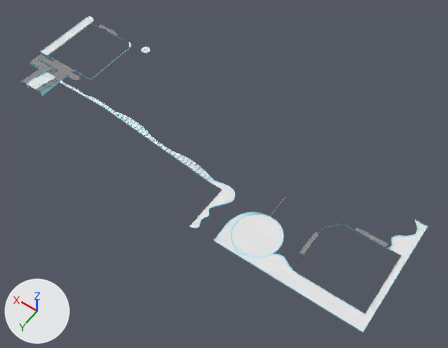
The Blender file Utils/Modelos/Plataforma_Superior_Quiosques.blend, before and after one commit.
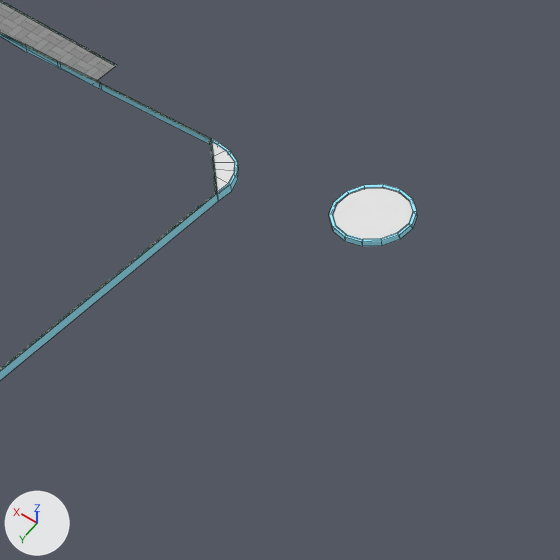
There are two pictures of each version: one whole from a 50 mm camera at (-198.7, 138.9, 198.1) aimed at (-102.8, 4.6, -12.9), one close up on the part from 24% to 37% of the width and 8% to 25% of the height. Every picture has the same lights, and +X, +Y and +Z are marked at lower left. The close-ups show mesh edges as thin lines.

Objects in the first close-up: 'Canteiros', 'Granito', 'Jardim', 'Piso_cinza'.
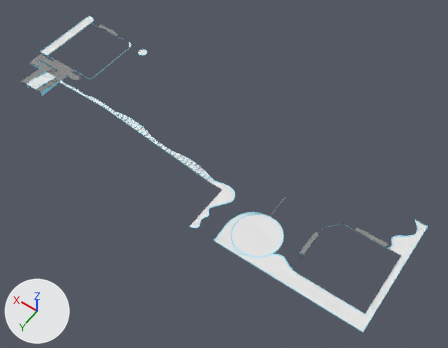
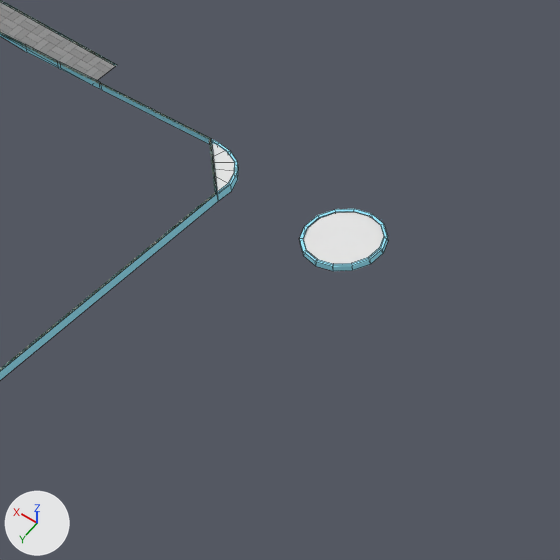
What differs and where, as boxes (x1, y1, x2, y2) in the close-ups (560 x 560 px; the box of a moved part takes in the faces that stretch with it):
```json
{"object": "Jardim", "change": "reshaped", "before": [212, 143, 413, 239], "after": [212, 143, 384, 264]}
{"object": "Canteiros", "change": "reshaped", "before": [0, 35, 417, 380], "after": [0, 35, 388, 380]}
{"part": 1, "of": "me_plane_002", "change": "moved or reshaped", "before": [333, 188, 413, 239], "after": [303, 212, 384, 264]}
{"part": 2, "of": "me_plane_010", "change": "moved or reshaped", "before": [329, 184, 417, 246], "after": [300, 209, 388, 271]}
```

Edits to the scene script, one JSON object a line:
```json
{"block": "me_plane_002", "where": "me_plane_002.from_pydata(...)  # 522 vertices, 224 faces; spans x -78.0..113.0, y -46.0..19.0, z 0.0..13.0"}
{"block": "me_plane_002", "where": "# used by ob_jardim; location = (-107.74, 16.23, -10.91)"}
{"block": "me_plane_002", "change": "me_plane_002 part 1: the loose piece of 14 vertices spanning x 72.0..76.0, y -45.0..-41.0, z 11.0 is moved by (0.0, 2.0, 0.0)"}
{"block": "me_plane_010", "where": "me_plane_010.from_pydata(...)  # 2536 vertices, 1960 faces; spans x -175.0..16.0, y -48.0..18.0, z -12.0..1.0"}
{"block": "me_plane_010", "where": "# used by ob_canteiros; location = (-10.01, 18.13, 1.26)"}
{"block": "me_plane_010", "change": "me_plane_010 part 2: the loose piece of 42 vertices spanning x -26.0..-22.0, y -48.0..-43.0, z -2.0 is moved by (0.0, 2.0, 0.0)"}
```
